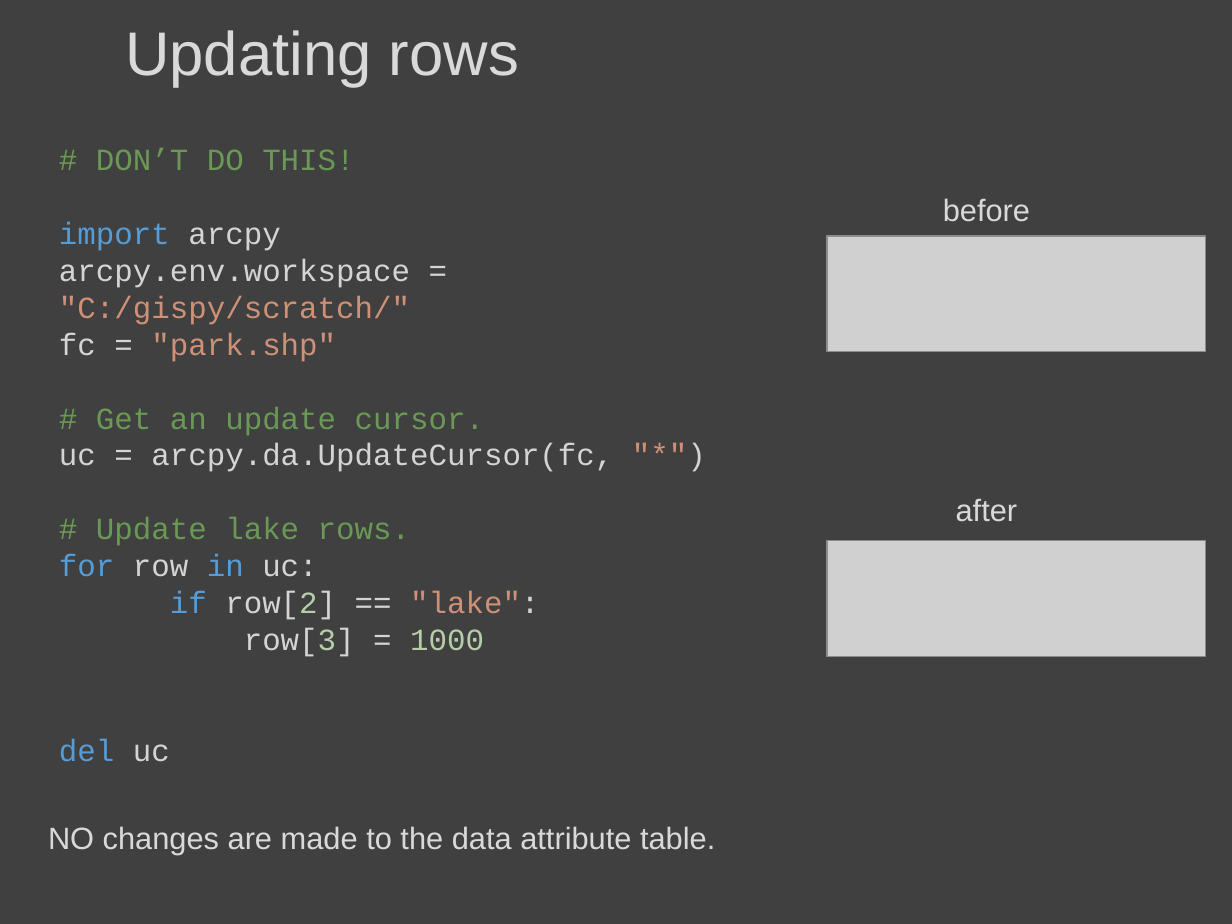
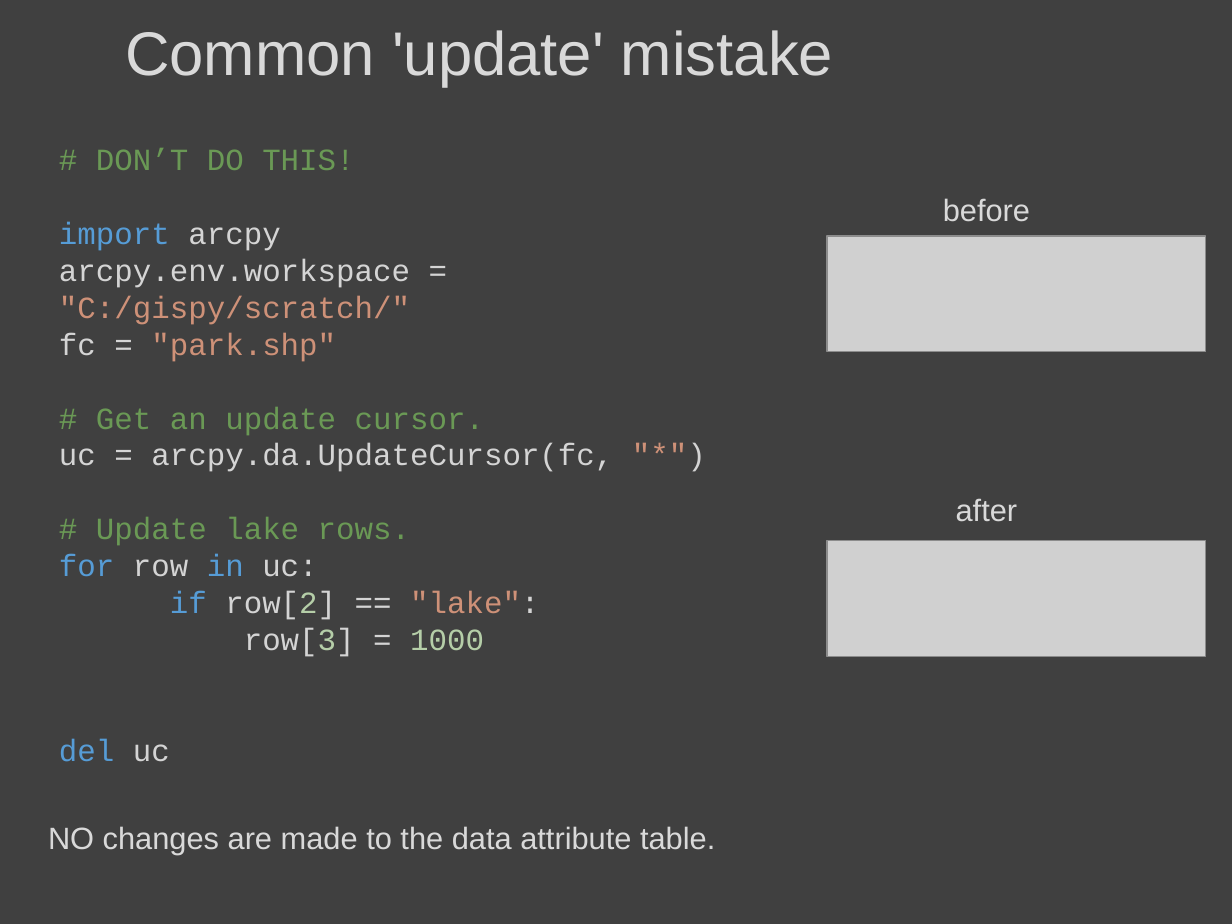
Before and after one commit to lgtateos/gis540, a slide deck: slide 83 of slides/cursors.pptx (slide 80 before the commit). Drawn at 1232x924 pixels with LibreOffice and Linux fonts; fonts in the diff are those of the drawing; grey boxes stand for pictures. Boxes give left, top, right and bottom in pixels: in the first picture for what was removed or moved away, otherwise in the second. Text is boxed around its words. In the diff, an @@ line names an element or a change of style, - is before the commit and + after.

```diff
--- a/slides/cursors.pptx
+++ b/slides/cursors.pptx
@@ title at (125,30,833,87): text changed @@
-Updating rows
+Common 'update' mistake
```
Also in this commit, not shown: 12 other slides changed, 9 slides added, 3 slides removed.
